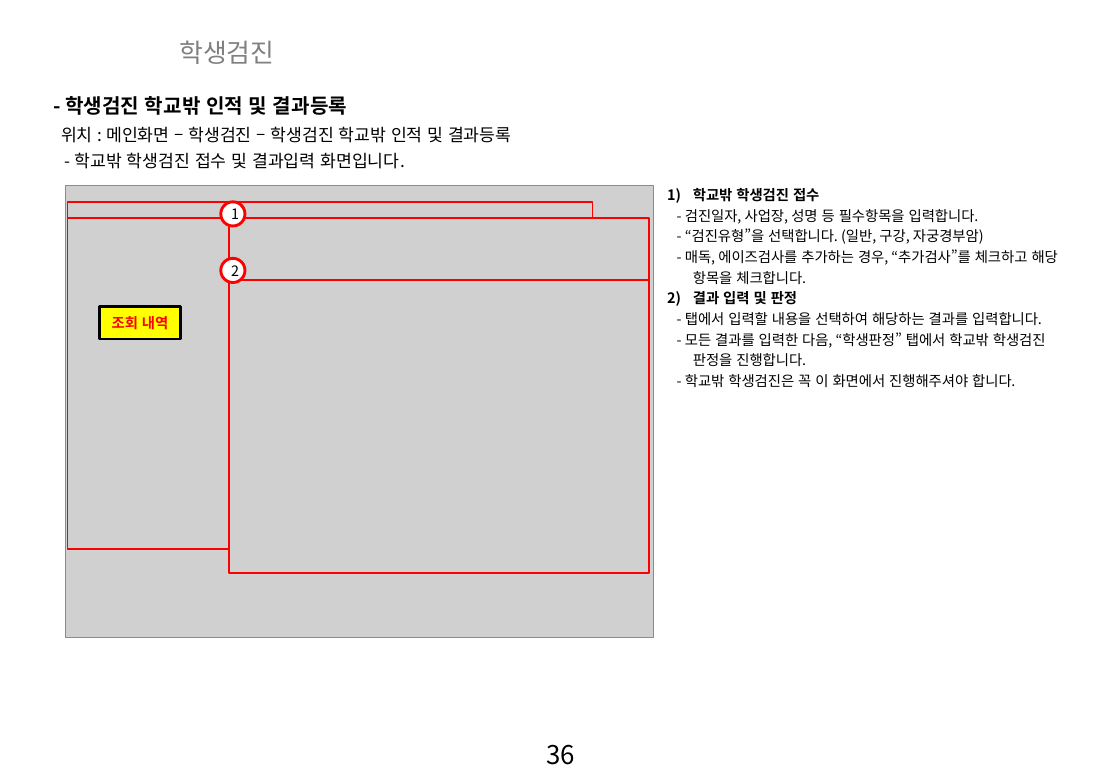
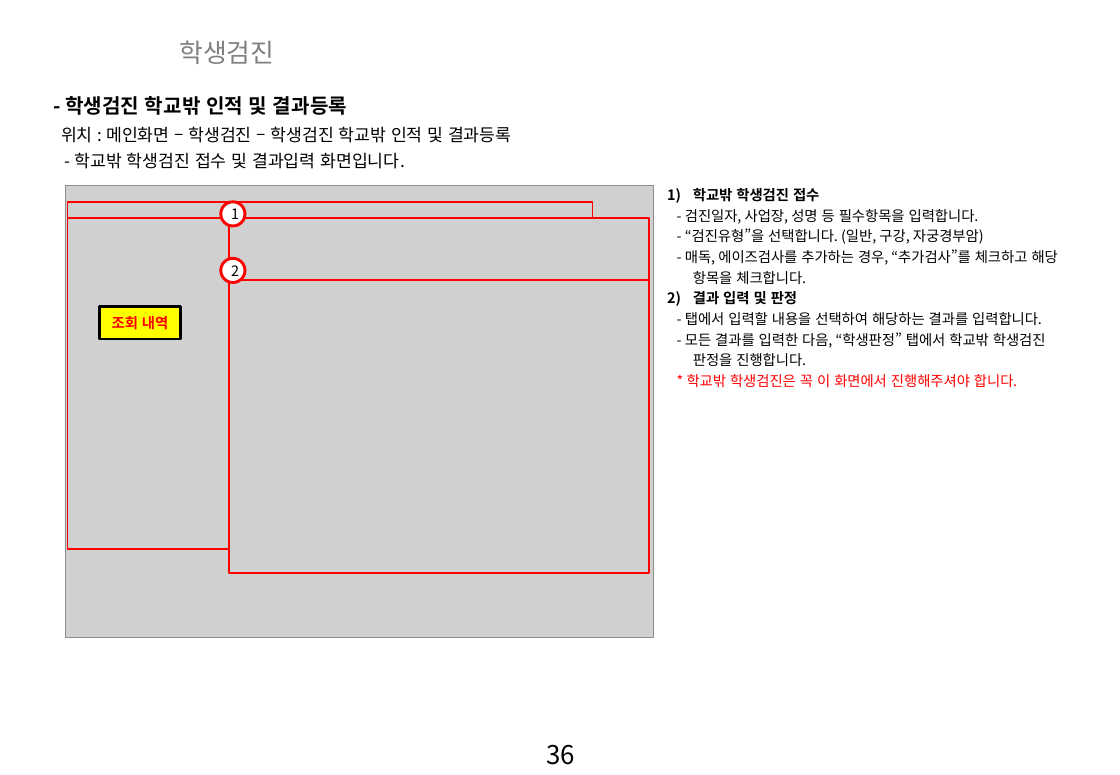
Before and after one commit to zooxop/ailiss_manual, a slide deck: slide 37 of manual/앨리스_매뉴얼_작업중.pptx. Drawn at 1120x775 pixels with LibreOffice and Linux fonts; fonts in the diff are those of the drawing; grey boxes stand for pictures; background and template pictures are left out. Boxes give left, top, right and bottom in pixels: in the first picture for what was removed or moved away, otherwise in the second. Text is boxed around its words. In the diff, an @@ line names an element or a change of style, - is before the commit and + after.

Commit message:
뭐더라 일단 커밋

```diff
--- a/manual/앨리스_매뉴얼_작업중.pptx
+++ b/manual/앨리스_매뉴얼_작업중.pptx
@@ text at (687, 374, 1017, 387): text changed; text colour #000000 to #FF0000 @@
-- 학교밖 학생검진은 꼭 이 화면에서 진행해주셔야 합니다.
+* 학교밖 학생검진은 꼭 이 화면에서 진행해주셔야 합니다.
```
